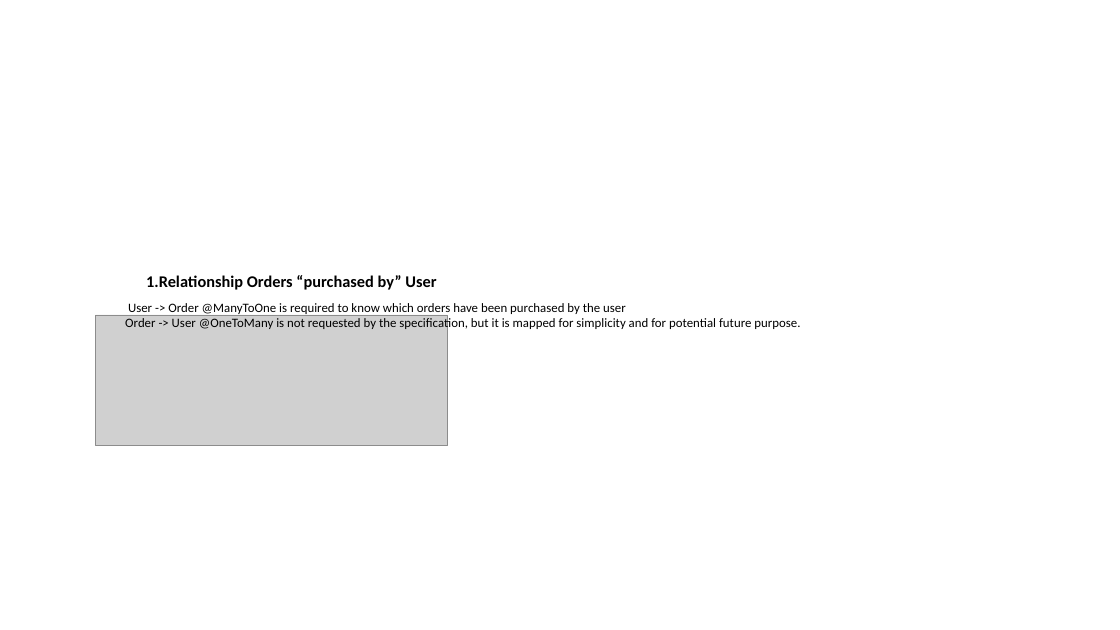
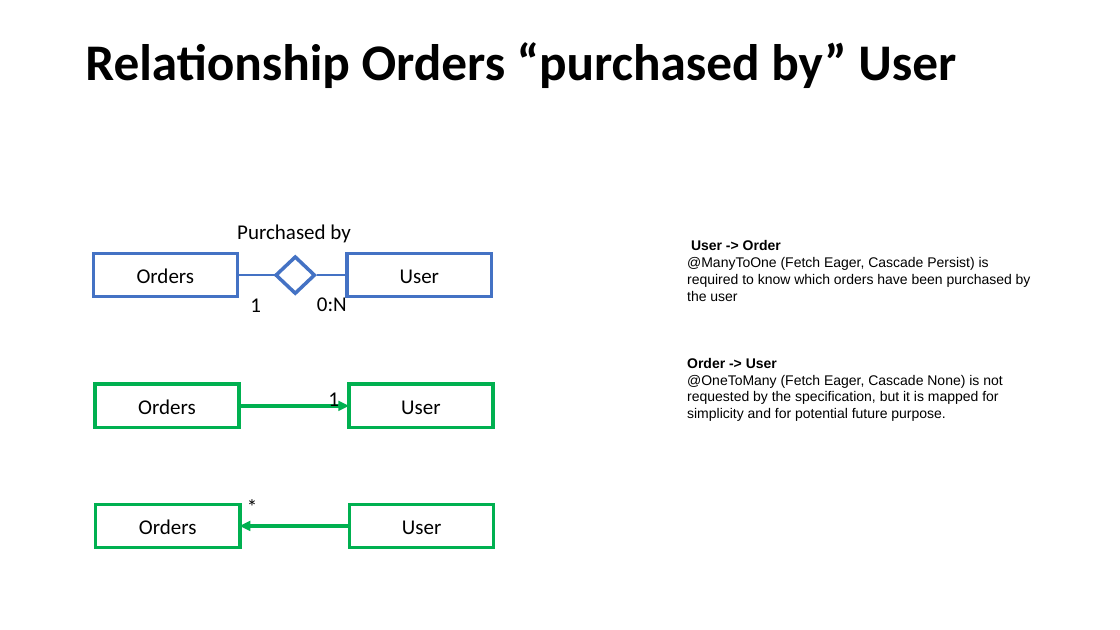
Before and after one commit to priscia99/databases-2-project, a slide deck: slide 32 of Deliverables/Report/Report.pptx (slide 24 before the commit). Drawn at 1120x630 pixels with LibreOffice and Linux fonts; fonts in the diff are those of the drawing; grey boxes stand for pictures. Boxes give left, top, right and bottom in pixels: in the first picture for what was removed or moved away, otherwise in the second. Text is boxed around its words. In the diff, an @@ line names an element or a change of style, - is before the commit and + after.

```diff
--- a/Deliverables/Report/Report.pptx
+++ b/Deliverables/Report/Report.pptx
@@ title "Relationship Orders “purchased by” User": place and size @@
-title "Relationship Orders “purchased by” User" at box(146, 275, 436, 290)
+title "Relationship Orders “purchased by” User" at box(85, 42, 956, 88)
@@ title "Relationship Orders “purchased by” User" at box(85, 42, 956, 88): size 14 to 44 pt; bullet 1. to none; list level 2 to 1 in "Relationship Orders “purchased by” User"; line spacing 1 to 0.9 @@
@@ text at box(687, 240, 1031, 421): text changed; size 11 to 12 pt; font Calibri to Arial @@
-User -> Order @ManyToOne is required to know which orders have been purchased by the user
-Order -> User @OneToMany is not requested by the specification, but it is mapped for simplicity and for potential future purpose.
+User -> Order
+@ManyToOne (Fetch Eager, Cascade Persist) is required to know which orders have been purchased by the user
+Order -> User
+@OneToMany (Fetch Eager, Cascade None) is not requested by the specification, but it is mapped for simplicity and for potential future purpose.
@@ picture removed at box(96, 315, 448, 446) @@
@@ group added at box(93, 224, 494, 548): 6 rectangles, 5 texts, 2 lines, 2 arrows, 1 diamond @@
+User
+Orders
+0:N
+1
+Purchased by
+User
+Orders
+User
+Orders
+1
+*
```
Also in this commit, not shown: 25 other slides changed, 33 slides added, 5 slides removed, 5 other files.
